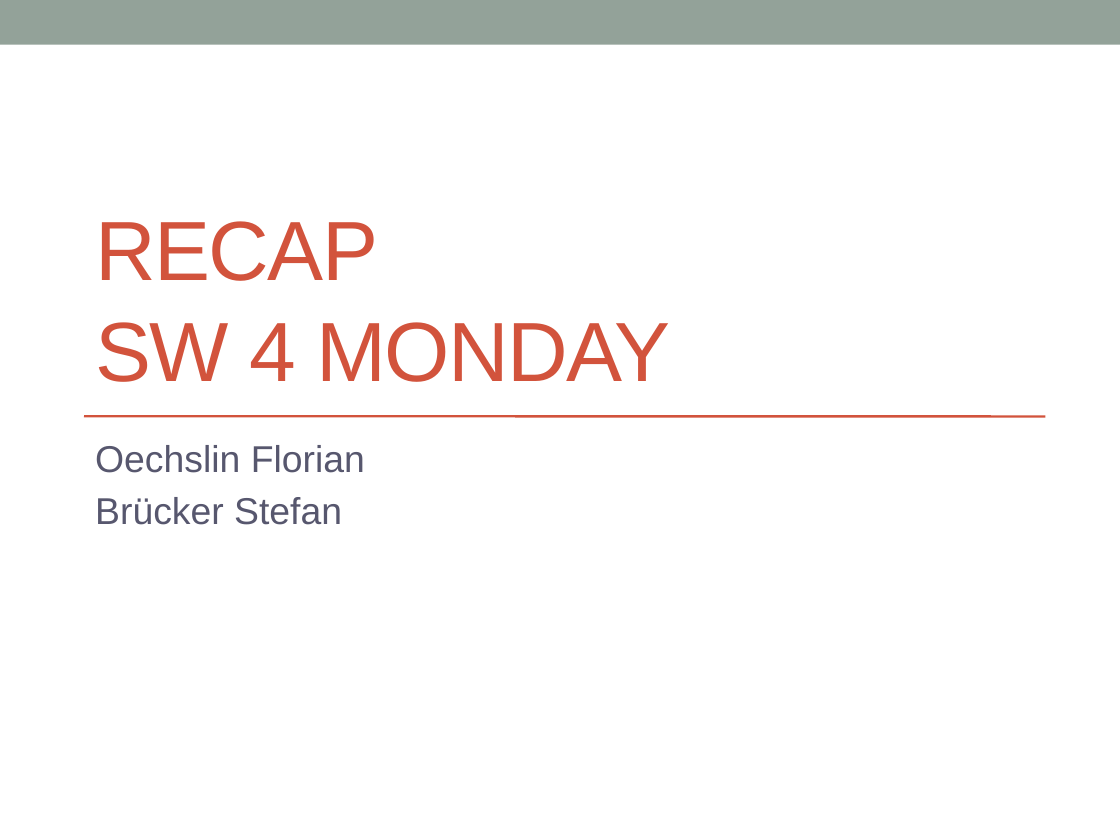
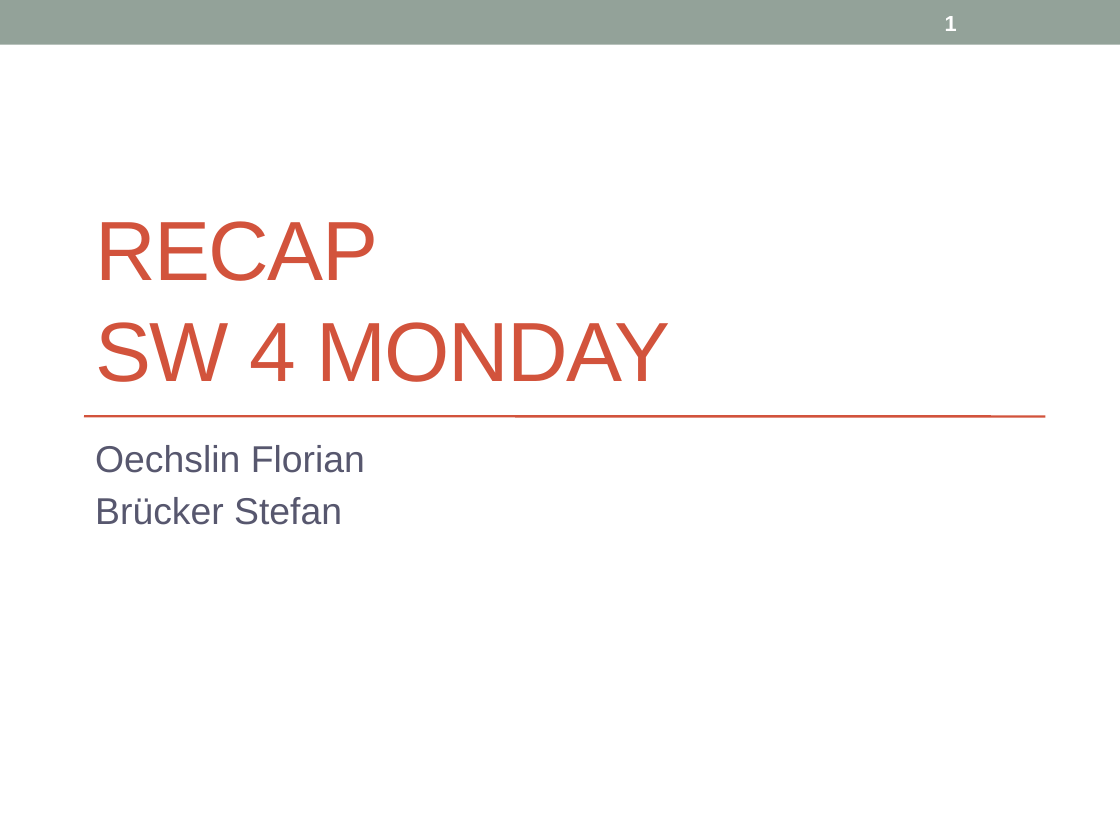
Before and after one commit to FlorianOechslin/Dicke-Controller-Kartoffelsalat, a slide deck: slide 1 of SW04_Monday.pptx. Drawn at 1120x840 pixels with LibreOffice and Linux fonts; fonts in the diff are those of the drawing. Boxes give left, top, right and bottom in pixels: in the first picture for what was removed or moved away, otherwise in the second. Text is boxed around its words. In the diff, an @@ line names an element or a change of style, - is before the commit and + after.

```diff
--- a/SW04_Monday.pptx
+++ b/SW04_Monday.pptx
@@ page number added at box(945, 16, 957, 31), 14 pt, text #FFFFFF, bold @@
+1
```
Also in this commit, not shown: 5 other slides changed, 5 slides added.
